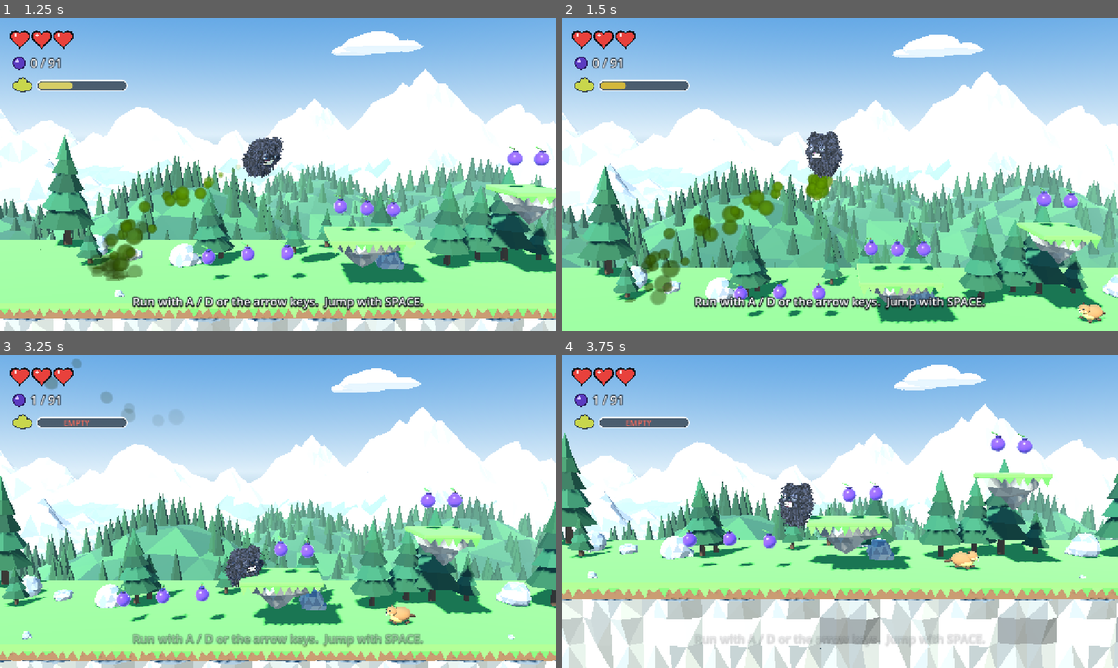
Above: before the commit, frames 1-4 (two rows, left to right).
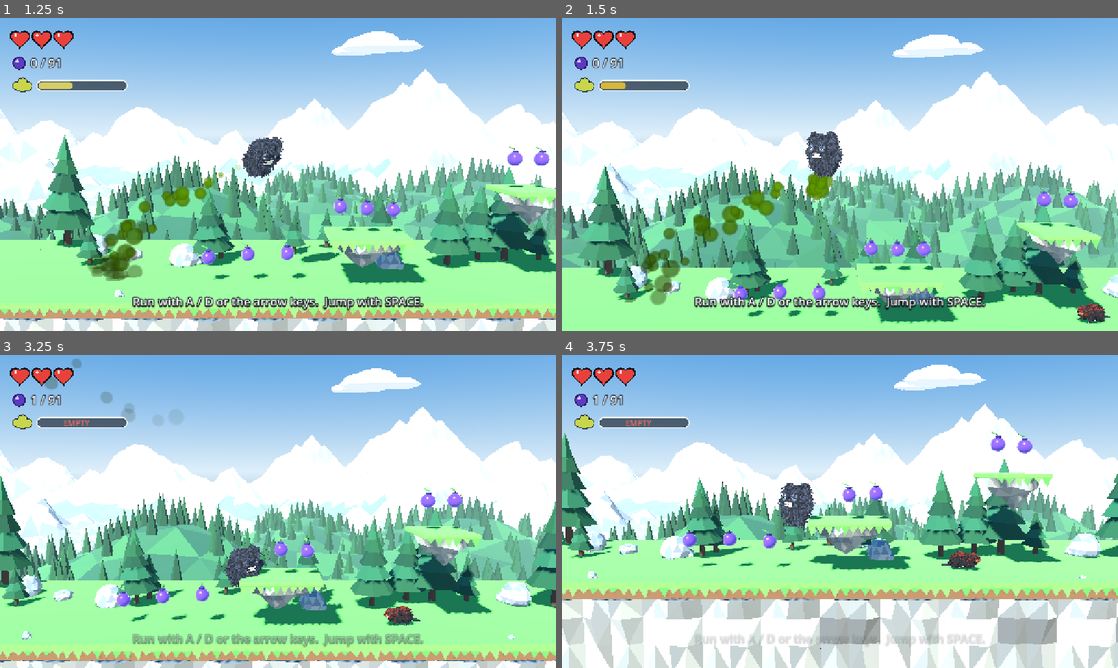
Above: after the commit, the same moments.

Repository: tsloughter/toots
Game: Godot game, scene res://scenes/main.tscn
Two runs of this game, one before a commit and one after it. Both use one fixed random seed, a clock stepped at 60 frames per second and the inputs below.
Inputs:
- Up to frame 1 (1.25 s): tap Space (jump) at 0.5, 0.77, 0.8, 1.07 s; hold D (move_right) from 0.53 s (still down); hold Shift (fart) from 0.53 s (still down)
- Up to frame 2 (1.5 s): release D (move_right) at 1.28 s; release Shift (fart) at 1.28 s; hold A (move_left) from 1.28 s (still down); tap Space (jump) at 1.35 s
- Up to frame 3 (3.25 s): tap Space (jump) at 1.52, 1.82, 2.3, 3.02 s; tap Shift (fart) at 1.55, 3.05 s; release A (move_left) at 2.03 s; hold D (move_right) 2.03-2.78 s; hold Shift (fart) 2.03-2.78 s; hold W from 2.78 s (still down); tap M (music) at 2.85 s
- Up to frame 4 (3.75 s): tap Space (jump) at 3.32 s; release W at 3.53 s; hold A (move_left) from 3.53 s (still down); hold Space (jump) from 3.53 s (still down); tap Z at 3.6 s

Frame 1 is identical in both runs. In frame 2, 0.3% of the frame differs, in the area x 16-99%, y 85-98%; in frame 3, 0.3%; in frame 4, 0.3%, in the area x 68-76%, y 62-69%.

Commit message:
improve models

Diff:
--- a/scripts/autoplay.gd
+++ b/scripts/autoplay.gd
@@ -1,10 +1,10 @@
 extends Node
 ## Dev helper, only active when the game is launched with user arguments:
 ##
-##   godot --path . -- --shots=/abs/dir [--start-x=60] [--secs=6] [--moves=run,jump,fart]
+##   godot --path . -- --shots=/abs/dir [--start-x=60] [--secs=6] [--moves=run,jump,fart] [--every=0.5]
 ##
 ## It starts the game, feeds scripted input and saves a screenshot every
-## half second, then quits. Handy for checking the game without playing it.
+## half second (or every --every seconds), then quits. Handy for checking the game without playing it.
 
 var _dir := ""
 var _secs := 6.0
@@ -13,6 +13,7 @@
 var _t := 0.0
 var _shot := 0
 var _next_shot := 0.4
+var _every := 0.5
 var _main: Node
 var _drop_on: Node3D
 static var _poked := false
@@ -28,6 +29,8 @@
 			_start_x = float(a.trim_prefix("--start-x="))
 		elif a.begins_with("--moves="):
 			_moves = a.trim_prefix("--moves=")
+		elif a.begins_with("--every="):
+			_every = maxf(float(a.trim_prefix("--every=")), 0.02)
 	if _dir == "":
 		queue_free()
 		return
@@ -71,8 +74,8 @@
 	if _drop_on and is_instance_valid(_drop_on) and _drop_on.alive and _main.player.velocity.y > -8.0 \
 			and _main.player.global_position.y > _drop_on.position.y + 1.5:
 		_main.player.global_position.x = _drop_on.position.x
-	if _t >= _next_shot:
-		_next_shot += 0.5
+	if _t >= _next_shot and _t <= _secs:
+		_next_shot += _every
 		get_viewport().get_texture().get_image().save_png("%s/shot_%02d.png" % [_dir, _shot])
 		_shot += 1
 		var enemies := 0
--- a/scripts/enemy.gd
+++ b/scripts/enemy.gd
@@ -7,13 +7,23 @@
 const PlayerScript := preload("res://scripts/player.gd")
 
 const DEFS := {
-	"marmot": {"speed": 1.7, "hw": 0.45, "h": 0.68, "stomp": true, "scale": 1.2},
+	"beaver": {"speed": 1.7, "hw": 0.5, "h": 0.68, "stomp": true, "scale": 1.1},
 	"ram": {"speed": 1.4, "hw": 0.68, "h": 1.3, "stomp": true, "scale": 1.0, "charge": 9.0},
-	"porcupine": {"speed": 0.9, "hw": 0.5, "h": 0.7, "stomp": false, "scale": 1.15},
+	"porcupine": {"speed": 0.9, "hw": 0.5, "h": 0.75, "stomp": false, "scale": 1.15},
 	"eagle": {"speed": 4.2, "hw": 0.75, "h": 0.5, "stomp": true, "scale": 1.3, "fly": true},
 }
 
-var kind := "marmot"
+## Beaver joints in model space (see blender/critters.py): the hips it rocks
+## back on when it sits up, and how far the toes reach ahead of each leg.
+const BEAVER_HIP := Vector3(0.0, 0.17, -0.2)
+const BEAVER_SIT := 0.8
+const BEAVER_TOE_FRONT := 0.1
+const BEAVER_TOE_HIND := 0.2
+## How close Toots gets before a porcupine puts its quills up.
+const PORCUPINE_ALARM := 4.5
+const PORCUPINE_HIP := 0.14
+
+var kind := "beaver"
 var x_min := 0.0
 var x_max := 0.0
 var player: PlayerScript
@@ -27,6 +37,21 @@
 var _state_t := 0.0
 var _model: Node3D
 var _legs: Array[Node3D] = []
+var _swing: Array[float] = []   ## walk-cycle angle of each leg
+var _shins: Array[Node3D] = []  ## lower leg of each leg, or null if it has no knee
+var _ears: Array[Node3D] = []
+var _quills: Node3D
+var _bristle := 0.0             ## 0 = quills flat, 1 = fully raised
+var _body: Node3D
+var _head: Node3D
+var _tail: Node3D
+var _eyes: Array[Node3D] = []
+var _rest := {}                 ## Node3D -> position it was modelled at
+var _look := 0.0
+var _nod := 0.0
+var _blink := 2.0
+var _twitch := 1.0              ## counts down to the next ear twitch
+var _twitch_ear := 0
 var _wing_l: Node3D
 var _wing_r: Node3D
 var _fall := Vector3.ZERO
@@ -44,11 +69,30 @@
 	_t = randf() * 6.0
 	_model = load("res://models/%s.glb" % kind).instantiate()
 	_model.scale = Vector3.ONE * _def.scale
+	_use_paint(_model)
 	add_child(_model)
 	for n in ["leg_FL", "leg_BR", "leg_FR", "leg_BL"]:
 		var leg := _model.find_child(n, true, false) as Node3D
 		if leg:
 			_legs.append(leg)
+			_swing.append(0.0)
+			_rest[leg] = leg.position
+			_shins.append(_model.find_child(n.replace("leg_", "shin_"), true, false) as Node3D)
+	_body = _model.find_child("body", true, false)
+	_head = _model.find_child("head", true, false)
+	_tail = _model.find_child("tail", true, false)
+	_quills = _model.find_child("quills", true, false)
+	if _tail:
+		_rest[_tail] = _tail.position
+	for n in ["eye_L", "eye_R"]:
+		var eye := _model.find_child(n, true, false) as Node3D
+		if eye:
+			_eyes.append(eye)
+	for n in ["ear_L", "ear_R"]:
+		var ear := _model.find_child(n, true, false) as Node3D
+		if ear:
+			_ears.append(ear)
+	_blink = randf_range(0.5, 3.0)
 	_wing_l = _model.find_child("wing_L", true, false)
 	_wing_r = _model.find_child("wing_R", true, false)
 	_model.rotation.y = _dir * deg_to_rad(70.0)
@@ -69,11 +113,11 @@
 	var speed: float = _def.speed
 	if kind == "ram":
 		speed = _ram_brain(speed)
-	elif kind == "marmot":
-		# every so often a marmot stops to have a look around
+	elif kind == "beaver":
+		# every so often a beaver stops and sits up to have a look around
 		if _state == "walk" and _state_t > 3.5 and randf() < 0.01:
 			_set_state("look")
-		elif _state == "look" and _state_t > 1.1:
+		elif _state == "look" and _state_t > 1.7:
 			_set_state("walk")
 		if _state == "look":
 			speed = 0.0
@@ -137,11 +181,14 @@
 		_model.rotation.x = 0.15 + cos(_t * 1.7) * 0.2
 		return
 	var stride := absf(speed) * (5.0 if kind == "ram" else 9.0)
+	if kind == "ram":
+		stride = minf(stride, 20.0)       # a gallop you can still read
 	var phase := _t * maxf(stride, 0.0)
 	var amp := 0.0 if absf(speed) < 0.05 else (0.75 if _state == "charge" else 0.5)
 	for i in _legs.size():
-		var s := sin(phase + (PI if i >= 2 else 0.0))
-		_legs[i].rotation.x = lerpf(_legs[i].rotation.x, s * amp, 0.4)
+		var s := sin(phase + _gait(i))
+		_swing[i] = lerpf(_swing[i], s * amp, 0.4)
+		_legs[i].rotation.x = _swing[i]
 	var lean := 0.0
 	var hop := absf(sin(phase)) * 0.04
 	match _state:
@@ -152,14 +199,188 @@
 			lean = 0.28
 			hop = absf(sin(phase)) * 0.1
 		"look":
-			lean = -0.75         # marmot stands up on its hind legs
-			hop = 0.12
+			lean = -BEAVER_SIT   # beaver sits up on its haunches
+			hop = 0.0
 		_:
 			_model.position.x = 0.0
 	_model.rotation.x = lerpf(_model.rotation.x, lean, 1.0 - exp(-9.0 * delta))
 	_model.position.y = hop
-	if kind == "marmot" or kind == "porcupine":
+	if kind == "beaver" or kind == "porcupine":
 		_model.rotation.z = sin(phase) * 0.07     # waddle
+	if kind == "beaver":
+		_animate_beaver(delta, phase, hop)
+	elif kind == "ram":
+		_animate_ram(delta, phase, amp)
+	elif kind == "porcupine":
+		_animate_porcupine(delta, phase)
+
+
+## Where leg i is in the stride: diagonal pairs together at a walk, and the
+## ram bounds off both front legs and then both hind legs when it charges.
+func _gait(i: int) -> float:
+	if _state == "charge":
+		return 0.0 if i % 2 == 0 else 2.2
+	return PI if i >= 2 else 0.0
+
+
+## The beaver has more joints than the other critters: it rocks back on its
+## hips with its feet and tail still on the ground, tucks its paws in, looks
+## about, slaps its tail, blinks and breathes.
+func _animate_beaver(delta: float, phase: float, hop: float) -> void:
+	var lean := _model.rotation.x
+	var sit := clampf(-lean / BEAVER_SIT, 0.0, 1.0)
+	var hip: Vector3 = BEAVER_HIP * float(_def.scale)
+	var off := hip - hip.rotated(Vector3.RIGHT, lean)
+	_model.position = off.rotated(Vector3.UP, _model.rotation.y) + Vector3(0.0, hop, 0.0)
+
+	for i in _legs.size():
+		var leg := _legs[i]
+		var nm := String(leg.name)
+		var a := _swing[i]
+		var rest: Vector3 = _rest[leg]
+		if nm.begins_with("leg_B"):
+			# hind feet stay planted, and push off from the toes
+			leg.rotation.x = a - lean
+			leg.position = rest + Vector3(0.0, _toe_lift(a, BEAVER_TOE_HIND, BEAVER_HIP.y), 0.0)
+		else:
+			var side := 1.0 if nm.ends_with("L") else -1.0
+			leg.rotation.x = a + 0.25 * sit
+			leg.rotation.z = -side * 0.6 * sit        # paws together against the chest
+			leg.position = rest + Vector3(0.0, _toe_lift(a, BEAVER_TOE_FRONT, BEAVER_HIP.y), 0.0)
+
+	if _tail:
+		# keep the paddle flat on the ground while the rump tips down onto it
+		var rest: Vector3 = _rest[_tail]
+		var now := BEAVER_HIP + (rest - BEAVER_HIP).rotated(Vector3.RIGHT, lean)
+		_tail.position = rest + Vector3(0.0, rest.y - now.y, 0.0).rotated(Vector3.RIGHT, -lean)
+		var slap := 0.0
+		if _state == "look" and _state_t > 0.8 and _state_t < 1.1:
+			slap = sin((_state_t - 0.8) / 0.3 * PI) * 0.5
+		_tail.rotation = Vector3(-lean + slap, sin(phase) * 0.16 * (1.0 - sit), 0.0)
+
+	if _head:
+		# level the head when sitting up, and have a look towards the camera
+		var look := 0.0
+		if _state == "look":
+			look = -_dir * 0.55 + sin(_state_t * 4.2) * 0.5
+		_look = lerpf(_look, look, 1.0 - exp(-7.0 * delta))
+		var nod := sin(phase * 2.0) * 0.05 * (1.0 - sit) + sin(_t * 1.3) * 0.03
+		_head.basis = Basis(Vector3.RIGHT, -lean * 0.8 + nod) * Basis(Vector3.UP, _look)
+
+	_breathe(3.0 + 2.0 * sit, 0.02)
+	_blink_eyes(delta)
+
+
+## The ram folds its knees and hocks as it walks, nods along, and telegraphs
+## the charge: it paws the ground with its horns down, then gallops with its
+## ears pinned back and stands there panting afterwards.
+func _animate_ram(delta: float, phase: float, amp: float) -> void:
+	var paw_leg := 2 if _dir > 0.0 else 0          # the front leg nearer the camera
+	for i in _legs.size():
+		var shin := _shins[i]
+		if shin == null:
+			continue
+		# fold the joint while the leg swings forward, so the hoof clears the ground
+		var flex := maxf(0.0, -cos(phase + _gait(i))) * amp * 1.5
+		if _state == "windup" and i == paw_leg:
+			var paw := sin(_state_t * 17.0)
+			_legs[i].rotation.x = -0.35 + paw * 0.3
+			flex = 0.55 - paw * 0.45
+		# knees fold backwards, hocks forwards
+		var front := String(_legs[i].name).begins_with("leg_F")
+		shin.rotation.x = lerpf(shin.rotation.x, flex if front else -flex * 0.8, 0.5)
+
+	if _head:
+		var nod := sin(phase * 2.0) * 0.04
+		var look := -_dir * (0.22 + 0.14 * sin(_t * 0.9))     # half an eye on the camera
+		match _state:
+			"windup":
+				nod = 0.85 + sin(_state_t * 17.0) * 0.05
+				look = 0.0
+			"charge":
+				nod = 0.5
+				look = 0.0
+			"rest":
+				nod = -0.1 + sin(_t * 9.0) * 0.03
+		_nod = lerpf(_nod, nod, 1.0 - exp(-10.0 * delta))
+		_look = lerpf(_look, look, 1.0 - exp(-6.0 * delta))
+		_head.basis = Basis(Vector3.UP, _look) * Basis(Vector3.RIGHT, _nod)
+
+	_twitch -= delta
+	if _twitch < -0.35:
+		_twitch = randf_range(1.0, 3.5)
+		_twitch_ear = randi() % 2
+	for i in _ears.size():
+		var side := 1.0 if String(_ears[i].name).ends_with("L") else -1.0
+		var back := 0.0
+		if _state == "charge" or _state == "windup":
+			back = 0.6
+		elif _twitch < 0.0 and i == _twitch_ear:
+			back = sin(-_twitch / 0.35 * TAU * 2.0) * 0.45
+		_ears[i].rotation.y = lerpf(_ears[i].rotation.y, side * back, 0.5)
+
+	if _tail:
+		# a flick every few seconds; straight up when charging
+		var burst := pow(maxf(0.0, sin(_t * 1.3)), 6.0)
+		var up := 1.0 if _state == "charge" else 0.0
+		_tail.rotation.z = sin(_t * 22.0) * 0.6 * burst
+		_tail.rotation.x = lerpf(_tail.rotation.x, up, 1.0 - exp(-10.0 * delta))
+
+	if _state == "rest":
+		_breathe(9.0, 0.03)       # panting
+	else:
+		_breathe(2.6, 0.012)
+	_blink_eyes(delta)
+
+
+## The porcupine snuffles along nose down until Toots gets close, then tucks
+## its head in, raises its quills with a rattle and lashes its tail.
+func _animate_porcupine(delta: float, phase: float) -> void:
+	var gap := player.global_position - position
+	var alarmed := player.control_enabled and absf(gap.x) < PORCUPINE_ALARM and absf(gap.y) < 3.0
+	_bristle = lerpf(_bristle, 1.0 if alarmed else 0.0, 1.0 - exp(-(9.0 if alarmed else 2.5) * delta))
+	if _quills:
+		# the quills are rooted deep in the body, so growing them pushes them out
+		var puff := 1.0 + 0.24 * _bristle + sin(_t * 46.0) * 0.018 * _bristle
+		_quills.scale = Vector3(puff, puff, puff)
+
+	for i in _legs.size():
+		var leg := _legs[i]
+		var reach := 0.1 if String(leg.name).begins_with("leg_F") else 0.13
+		var rest: Vector3 = _rest[leg]
+		leg.position = rest + Vector3(0.0, _toe_lift(_swing[i], reach, PORCUPINE_HIP), 0.0)
+
+	if _tail:
+		_tail.rotation.y = sin(phase) * 0.22 * (1.0 - _bristle) + sin(_t * 15.0) * 0.55 * _bristle
+		_tail.rotation.x = 0.35 * _bristle
+
+	if _head:
+		var nod := 0.08 + sin(phase * 2.0) * 0.05 + sin(_t * 6.0) * 0.02
+		_nod = lerpf(_nod, lerpf(nod, 0.4, _bristle), 1.0 - exp(-10.0 * delta))
+		_head.basis = Basis(Vector3.UP, -sin(phase) * 0.1) * Basis(Vector3.RIGHT, _nod)
+
+	_breathe(3.2 + 4.0 * _bristle, 0.018)
+	_blink_eyes(delta)
+
+
+func _breathe(rate: float, depth: float) -> void:
+	if _body:
+		var breath := sin(_t * rate) * depth
+		_body.scale = Vector3(1.0 + breath, 1.0 + breath * 0.6, 1.0)
+
+
+func _blink_eyes(delta: float) -> void:
+	_blink -= delta
+	if _blink < -0.12:
+		_blink = randf_range(1.2, 4.0)
+	for eye in _eyes:
+		eye.scale.y = 0.1 if _blink < 0.0 else 1.0
+
+
+## How far to raise a leg swung back by angle a so its toes stay on the
+## ground. reach is how far the toes are ahead of the hip, hip its height.
+func _toe_lift(a: float, reach: float, hip: float) -> float:
+	return maxf(0.0, reach * sin(a) - hip * (1.0 - cos(a)))
 
 
 func _check_player() -> void:
@@ -195,3 +416,15 @@
 	_model.scale = Vector3(1.25, 0.45, 1.25) * _def.scale
 	Sfx.play("stomp", -2.0, randf_range(0.92, 1.1))
 	defeated.emit(self)
+
+
+func _use_paint(node: Node) -> void:
+	# the fur colours are painted on the models' vertices (see vertex_colours
+	# in blender/lib.py); the importer only switches that on for some surfaces
+	if node is MeshInstance3D and node.mesh:
+		for i in node.mesh.get_surface_count():
+			var m := node.mesh.surface_get_material(i) as BaseMaterial3D
+			if m and m.resource_name.begins_with("paint"):
+				m.vertex_color_use_as_albedo = true
+	for c in node.get_children():
+		_use_paint(c)
--- a/scripts/level.gd
+++ b/scripts/level.gd
@@ -34,20 +34,20 @@
 
 ## [kind, x, y, patrol_min, patrol_max]  (eagles: y is flight altitude)
 const ENEMIES := [
-	["marmot", 19, 0.0, 13, 23],
-	["marmot", 34, 0.0, 30, 40],
-	["marmot", 47, 0.0, 43, 51],
-	["marmot", 74, 6.0, 69, 81],
+	["beaver", 19, 0.0, 13, 23],
+	["beaver", 34, 0.0, 30, 40],
+	["beaver", 47, 0.0, 43, 51],
+	["beaver", 74, 6.0, 69, 81],
 	["ram", 106, 6.0, 98, 112],
 	["porcupine", 118, 6.0, 114, 121],
 	["eagle", 138, 10.4, 128, 149],
 	["porcupine", 159, 8.0, 156, 163],
-	["marmot", 170, 8.0, 165, 177],
-	["marmot", 193, 11.0, 189, 197],
+	["beaver", 170, 8.0, 165, 177],
+	["beaver", 193, 11.0, 189, 197],
 	["eagle", 203, 13.6, 197, 209],
 	["ram", 218, 11.0, 212, 224],
 	["porcupine", 229, 11.0, 226, 231],
-	["marmot", 245, 16.0, 240, 251],
+	["beaver", 245, 16.0, 240, 251],
 	["eagle", 259, 19.6, 252, 266],
 	["ram", 276, 18.0, 271, 285],      # starts clear of the checkpoint at 268
 ]
Not shown, changed: flatpak/io.github.tsloughter.Toots.metainfo.xml
Binary file added: models/beaver.glb
Not shown, changed: models/beaver.glb.import
Binary file removed: models/marmot.glb
Binary file changed: models/porcupine.glb
Binary file changed: models/ram.glb
